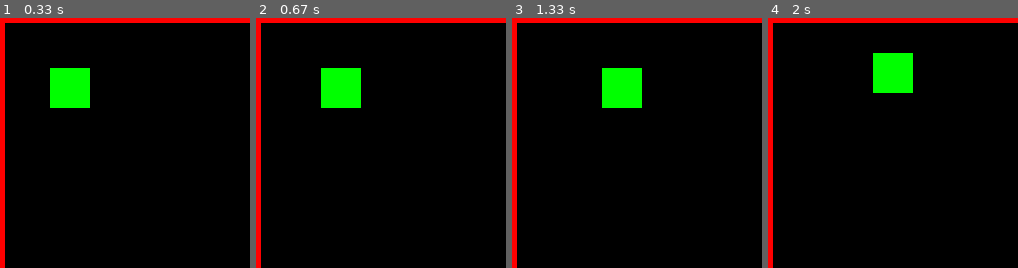
Above: before the commit, frames 1-4 (left to right).
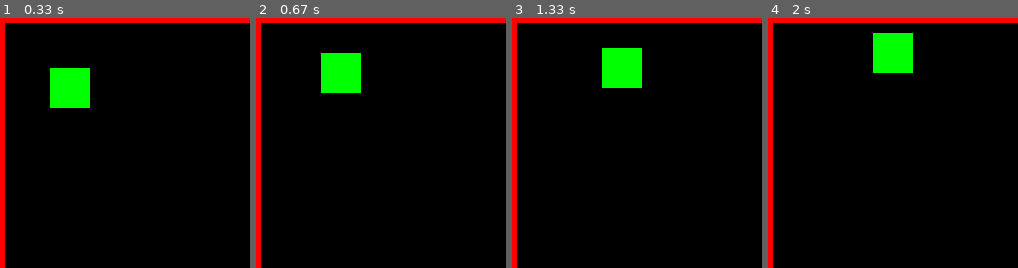
Above: after the commit, the same moments.

Repository: Frigyes06/pygame
Game: pygame game, started from game.py
Same seed, same stepped clock (60 frames per second), same inputs: the game is played once before the commit and once after it.
Inputs:
- Up to frame 1 (0.33 s): no input
- Up to frame 2 (0.67 s): hold W from 0.33 s (still down); hold Right from 0.33 s (still down)
- Up to frame 3 (1.33 s): release W at 0.8 s; release Right at 0.8 s; hold Right 0.83-1.3 s
- Up to frame 4 (2 s): hold Up 1.33-1.63 s; hold Right from 1.67 s (still down)
The pictures show only the part of the screen within x 0-50%, y 0-50%; the shares and areas given below are measured in that part.

Frame 1 is identical in both runs. In frame 2, 1.9% of the frame differs, in the area x 26-42%, y 14-36%; in frame 3, 2.6%, in the area x 36-52%, y 12-36%; in frame 4, 2.6%.

Commit message:
Added "wasd" support

Diff:
--- a/game.py
+++ b/game.py
@@ -24,15 +24,15 @@
 
     keys = pygame.key.get_pressed()
 
-    if keys[pygame.K_LEFT] and x > vel:
+    if keys[pygame.K_LEFT] or keys[pygame.key.key_code("a")] and x > vel:
         x -= vel
         # print(x)
-    if keys[pygame.K_RIGHT] and x < 500 - width - vel:
+    if keys[pygame.K_RIGHT] or keys[pygame.key.key_code("d")] and x < 500 - width - vel:
         x += vel
     if not (isJump):
-        if keys[pygame.K_UP] and y > vel:
+        if keys[pygame.K_UP] or keys[pygame.key.key_code("w")] and y > vel:
             y -= vel
-        if keys[pygame.K_DOWN] and y < 500 - height - vel:
+        if keys[pygame.K_DOWN] or keys[pygame.key.key_code("s")] and y < 500 - height - vel:
             y += vel
         if keys[pygame.K_SPACE]:
             isJump = True
